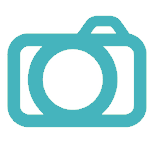
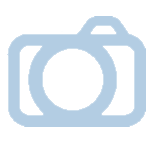
Comparing the layer stacks of the two 153 x 142 images. Changes:
painted on "Pasted Layer" over [7, 16, 146, 127]
painted on "photos.png" over [7, 15, 147, 128]
